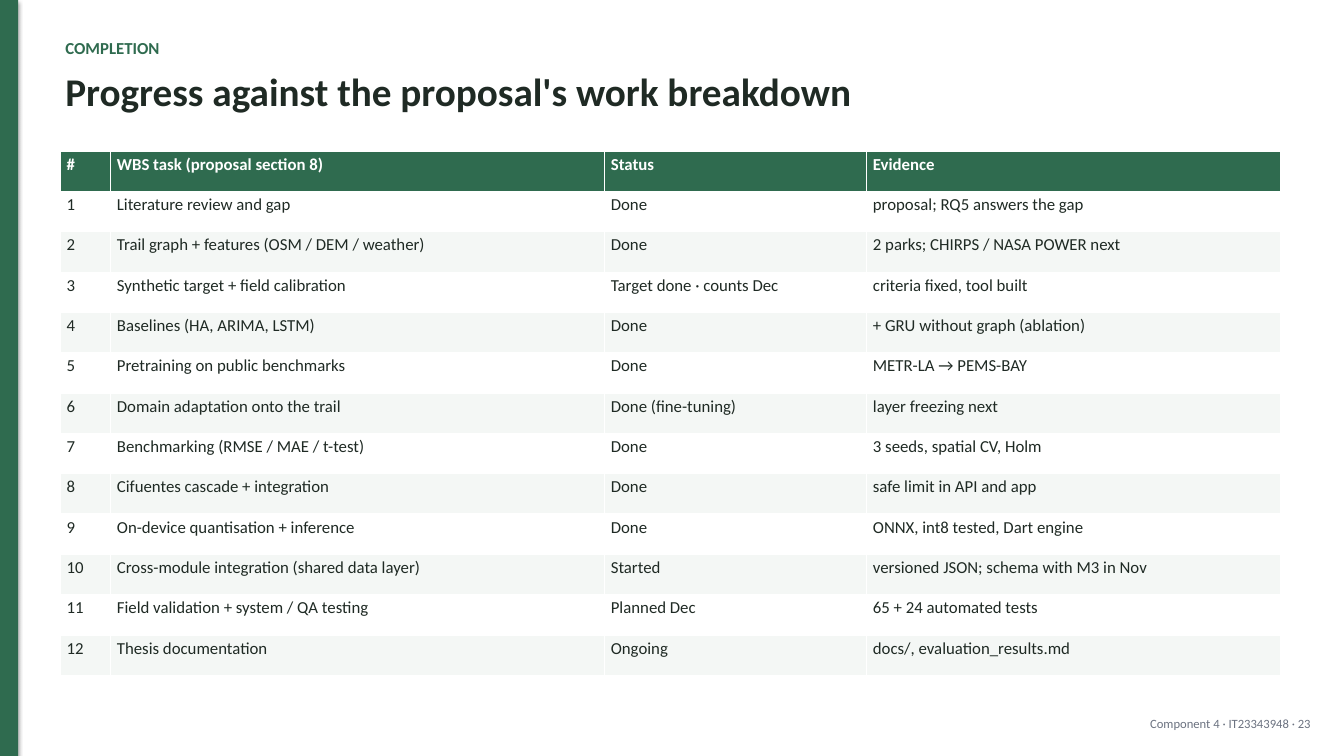
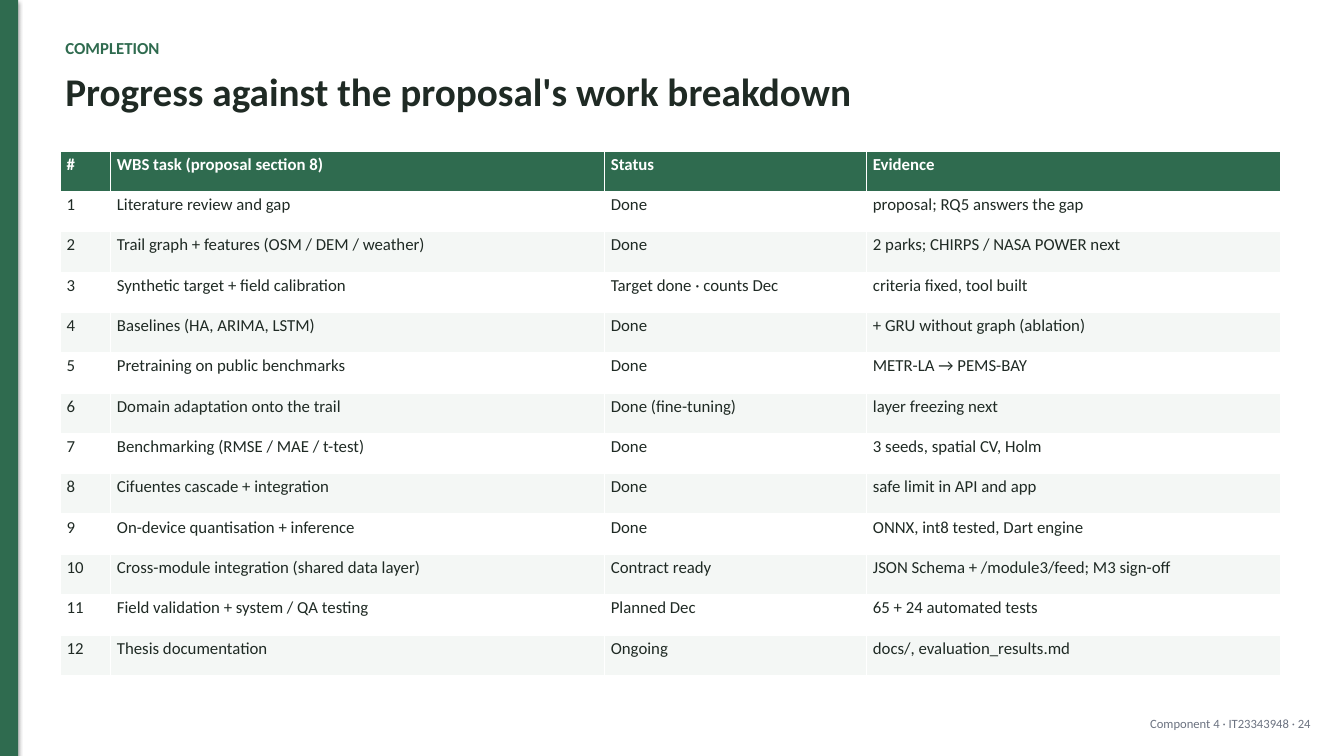
Before and after one commit to mirshadahamed/Decentralized-Hiking-AI, a slide deck: slide 24 of research/component_4/docs/slides/PP1_Component4.pptx (slide 23 before the commit). Drawn at 1344x756 pixels with LibreOffice and Linux fonts; fonts in the diff are those of the drawing. Boxes give left, top, right and bottom in pixels: in the first picture for what was removed or moved away, otherwise in the second. Text is boxed around its words. In the diff, an @@ line names an element or a change of style, - is before the commit and + after.

```diff
--- a/research/component_4/docs/slides/PP1_Component4.pptx
+++ b/research/component_4/docs/slides/PP1_Component4.pptx
@@ table at <box>60,151,1280,676</box> @@
-row 11, column 3: Started
+row 11, column 3: Contract ready
-row 11, column 4: versioned JSON; schema with M3 in Nov
+row 11, column 4: JSON Schema + /module3/feed; M3 sign-off
@@ text at <box>1150,719,1311,730</box>: text changed @@
-Component 4 · IT23343948 · 23
+Component 4 · IT23343948 · 24
```
Also in this commit, not shown: 8 other slides changed, 1 slide added, 8 other files.
